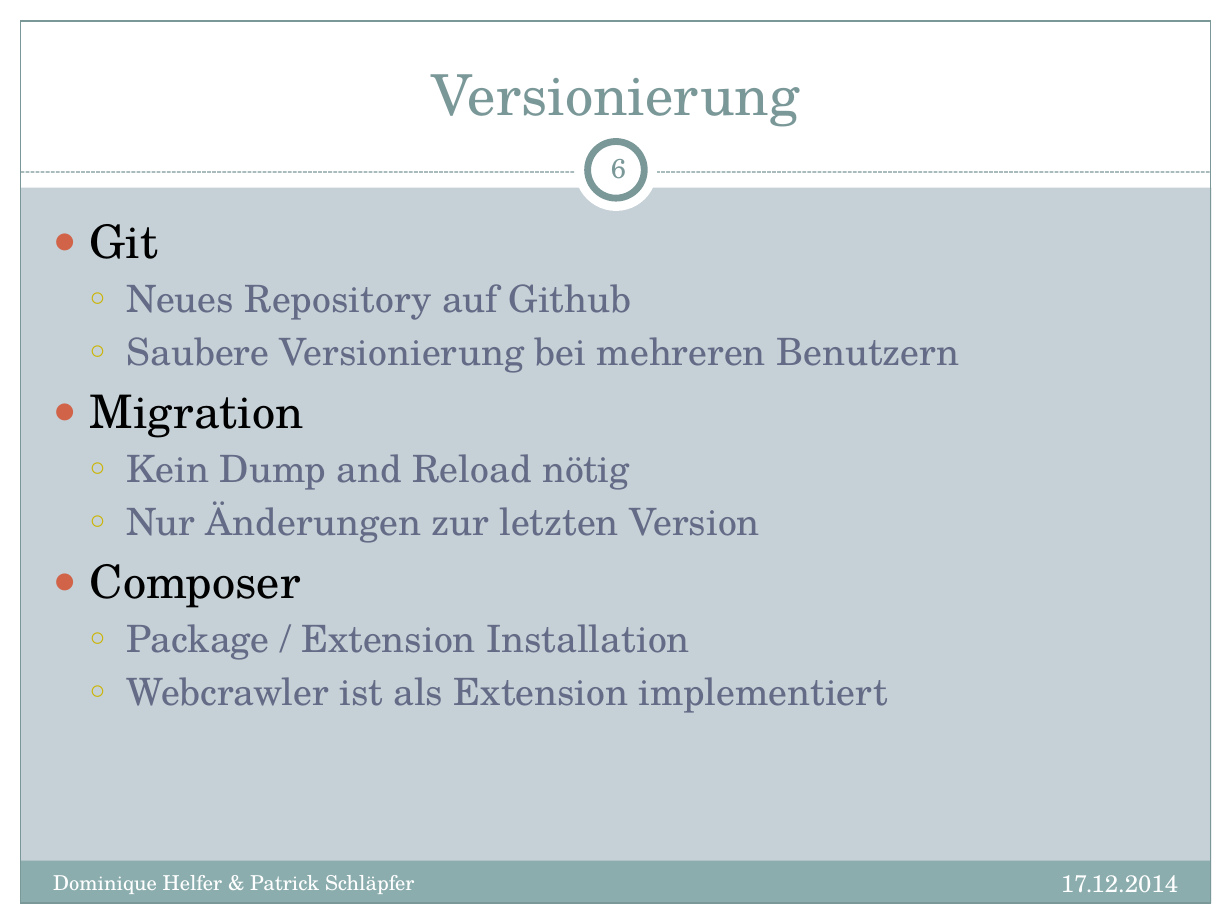
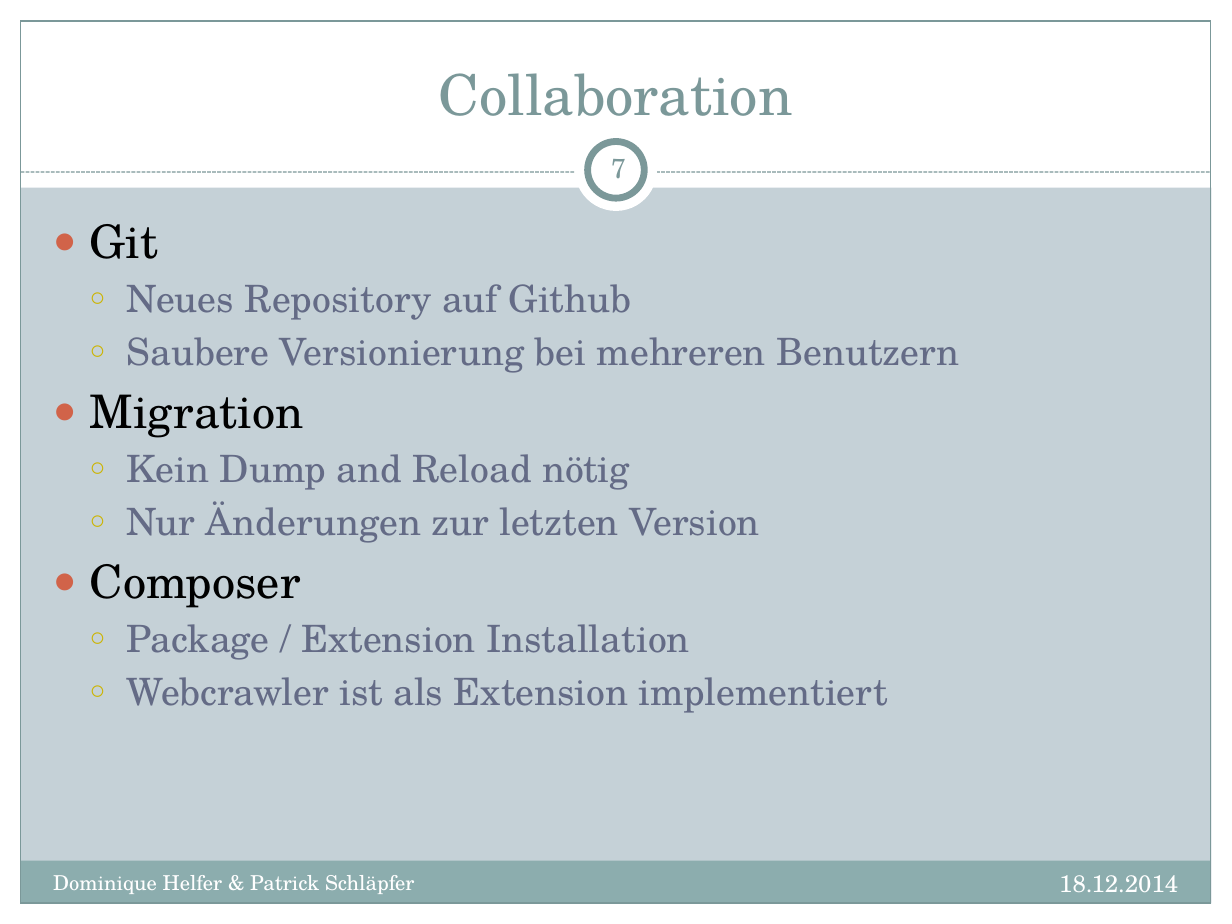
Before and after one commit to dhelfer/webprog, a slide deck: slide 7 of _doc/WebProg_Projekt.pptx (slide 6 before the commit). Drawn at 1232x924 pixels with LibreOffice and Linux fonts; fonts in the diff are those of the drawing. Boxes give left, top, right and bottom in pixels: in the first picture for what was removed or moved away, otherwise in the second. Text is boxed around its words. In the diff, an @@ line names an element or a change of style, - is before the commit and + after.

```diff
--- a/_doc/WebProg_Projekt.pptx
+++ b/_doc/WebProg_Projekt.pptx
@@ title at [438,73,792,116]: text changed @@
-Versionierung
+Collaboration
@@ page number at [611,159,626,178]: text changed @@
-6
+7
@@ text at [1059,875,1178,892]: text changed @@
-17.12.2014
+18.12.2014
```
Also in this commit, not shown: 8 other slides changed, 1 slide added.
